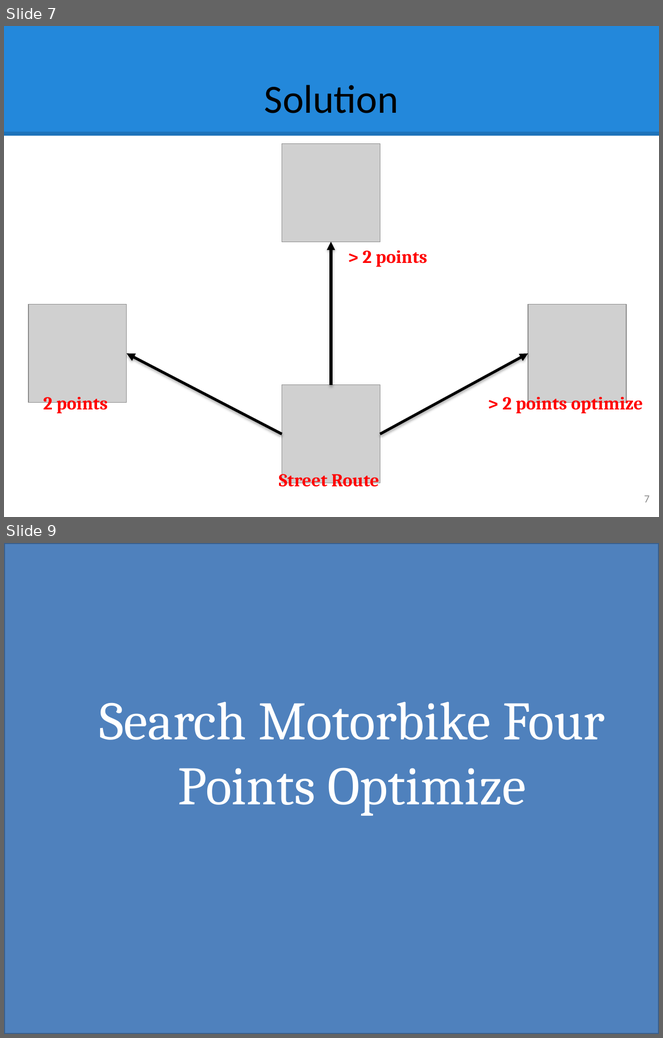
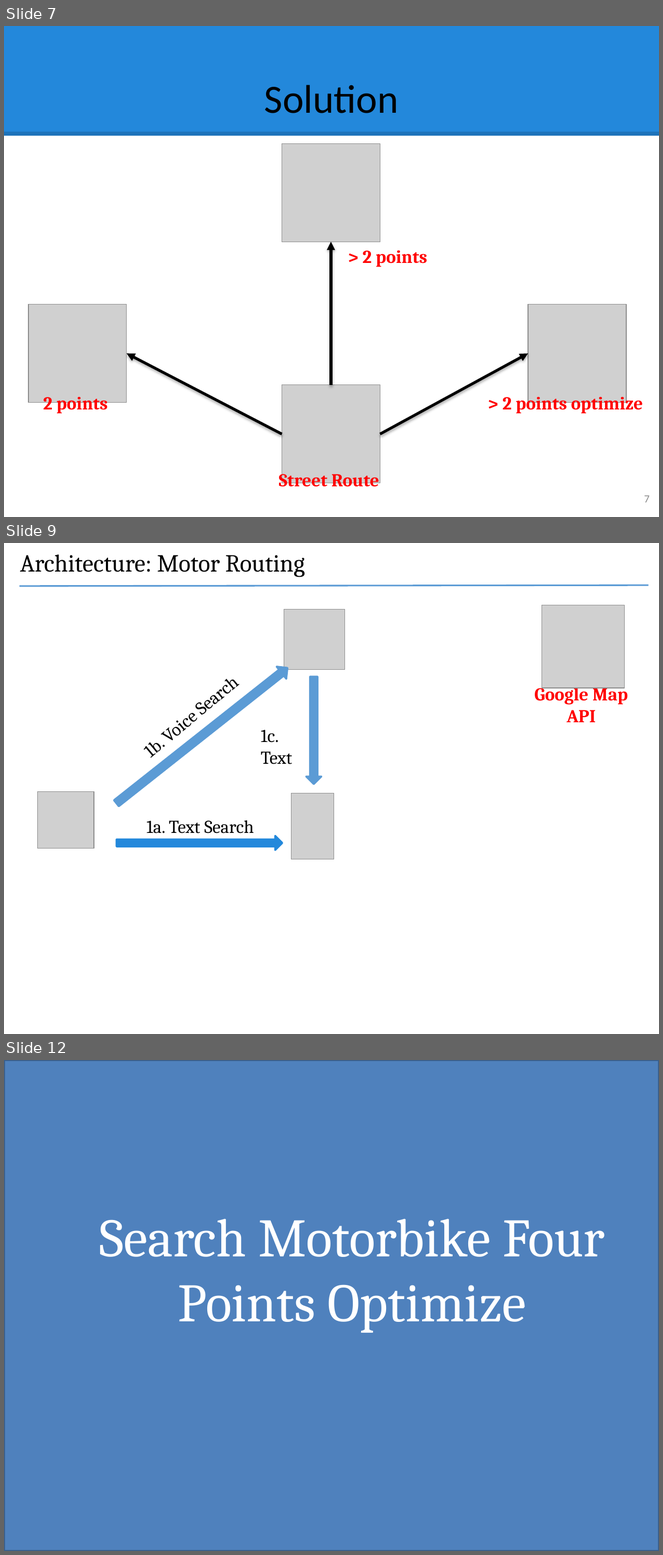
Before and after one commit to hqt/street-router, a slide deck: Document/presentation/ngoan/5 search motorbike fix.pptx. Shown one above the other, each under a label of ours: slides 7 and 9 before the commit, slides 7, 9 and 12 after it; the slides between them are not shown. The pictures are 663x1038 and 663x1555 pixels, drawn with LibreOffice and Linux fonts; fonts in the diff are those of the drawing; grey boxes stand for pictures. Boxes give left, top, right and bottom in pixels: in the first picture for what was removed or moved away, otherwise in the second. Text is boxed around its words. In the diff, an @@ line names an element or a change of style, - is before the commit and + after.

```diff
--- a/Document/presentation/ngoan/5 search motorbike fix.pptx
+++ b/Document/presentation/ngoan/5 search motorbike fix.pptx
@@ slide 9 added at box(4, 543, 659, 1034), background #FFFFFF @@
@@ title added at box(20, 554, 305, 577), 27 pt, text #000000 @@
+Architecture: Motor Routing
@@ line added from (20, 586) to (649, 585), #5B9BD5 1.75 pt @@
@@ picture added at box(284, 609, 345, 669) @@
@@ picture added at box(542, 605, 624, 688) @@
@@ up arrow added at box(112, 662, 292, 810), fill #5B9BD5, outline #5B9BD5 2 pt @@
@@ down arrow added at box(306, 677, 321, 784), fill #5B9BD5, outline #5B9BD5 2 pt @@
@@ text added at box(534, 684, 628, 722), 20 pt, text #FF0000, bold @@
+Google Map
+API
@@ text added at box(261, 730, 292, 765), 20 pt, text #000000 @@
+1c.
+Text
@@ text added at box(151, 743, 163, 763), 20 pt, text #000000 @@
+1b. Voice Search
@@ picture added at box(37, 792, 94, 848) @@
@@ picture added at box(291, 793, 334, 860) @@
@@ text added at box(146, 820, 254, 834), 20 pt, text #000000 @@
+1a. Text Search
@@ right arrow added at box(117, 836, 283, 850), fill #2388DB, outline #2388DB 2 pt @@
@@ what was slide 9 is now slide 12 @@
```
Also in this commit, not shown: 1 slide changed, 3 other slides added, 1 slide removed, 4 other files.
